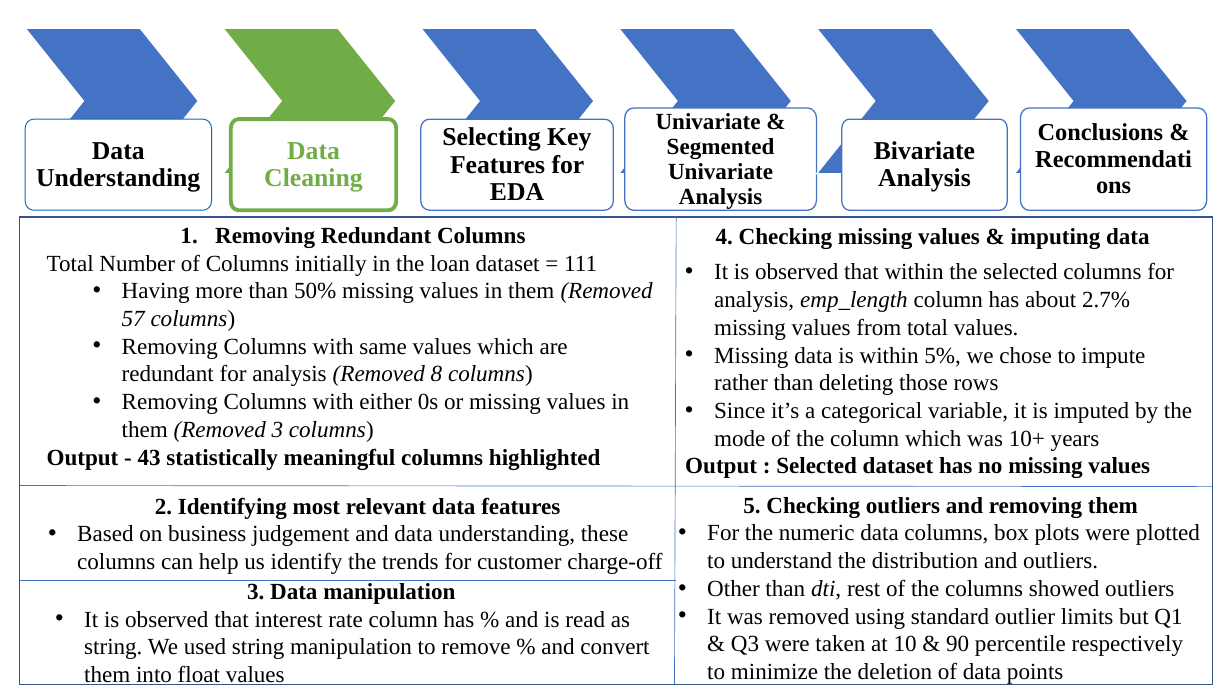
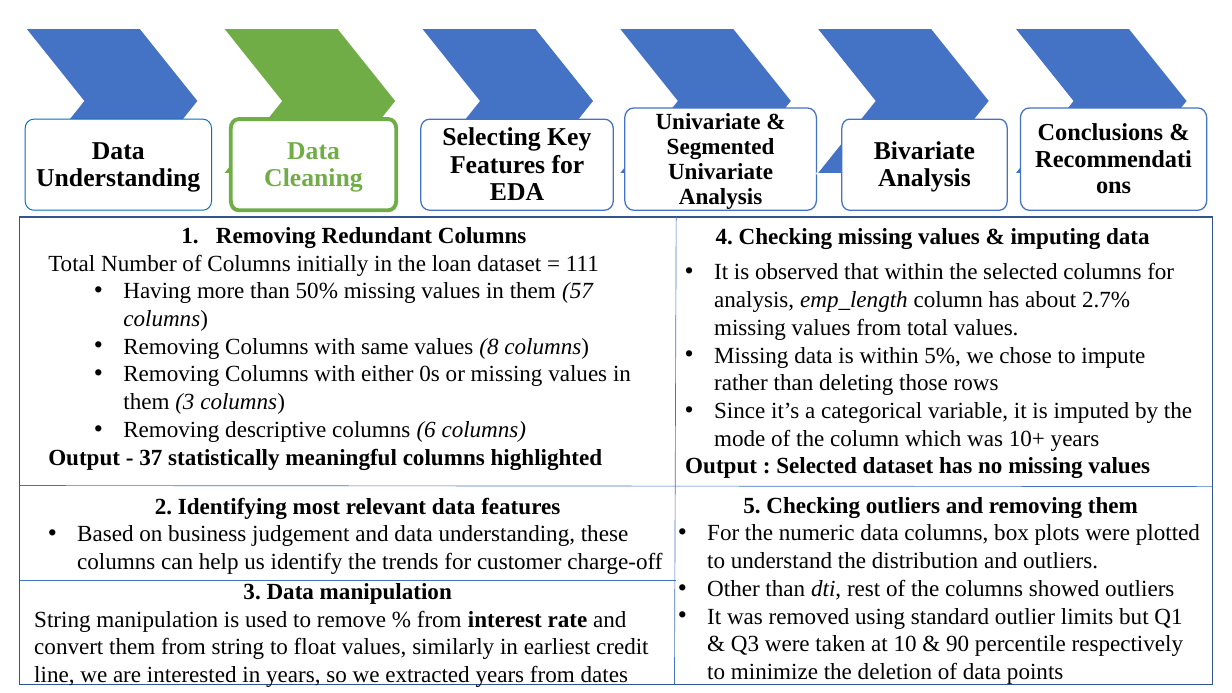
Before and after one commit to karthickchetti/LendingClubCaseStudy, a slide deck: slide 4 of LC_EDA.pptx. Drawn at 1232x693 pixels with LibreOffice and Linux fonts; fonts in the diff are those of the drawing. Boxes give left, top, right and bottom in pixels: in the first picture for what was removed or moved away, otherwise in the second. Text is boxed around its words. In the diff, an @@ line names an element or a change of style, - is before the commit and + after.

```diff
--- a/LC_EDA.pptx
+++ b/LC_EDA.pptx
@@ text at [48, 282, 631, 470]: text changed @@
-  • Having more than 50% missing values in them (Removed 57 columns)
-  • Removing Columns with same values which are redundant for analysis (Removed 8 columns)
-  • Removing Columns with either 0s or missing values in them (Removed 3 columns)
-Output - 43 statistically meaningful columns highlighted
+  • Having more than 50% missing values in them (57 columns)
+  • Removing Columns with same values (8 columns)
+  • Removing Columns with either 0s or missing values in them (3 columns)
+  • Removing descriptive columns (6 columns)
+Output - 37 statistically meaningful columns highlighted
@@ text "3. Data manipulation": place and size @@
-text "3. Data manipulation" at [84, 583, 649, 685]
+text "3. Data manipulation" at [34, 583, 648, 687]
@@ text at [34, 610, 648, 687]: text changed @@
-• It is observed that interest rate column has % and is read as string. We used string manipulation to remove % and convert them into float values
+String manipulation is used to remove % from interest rate and convert them from string to float values, similarly in earliest credit line, we are interested in years, so we extracted years from dates
```
Also in this commit, not shown: 4 other slides changed, 6 slides added, 1 other file.
